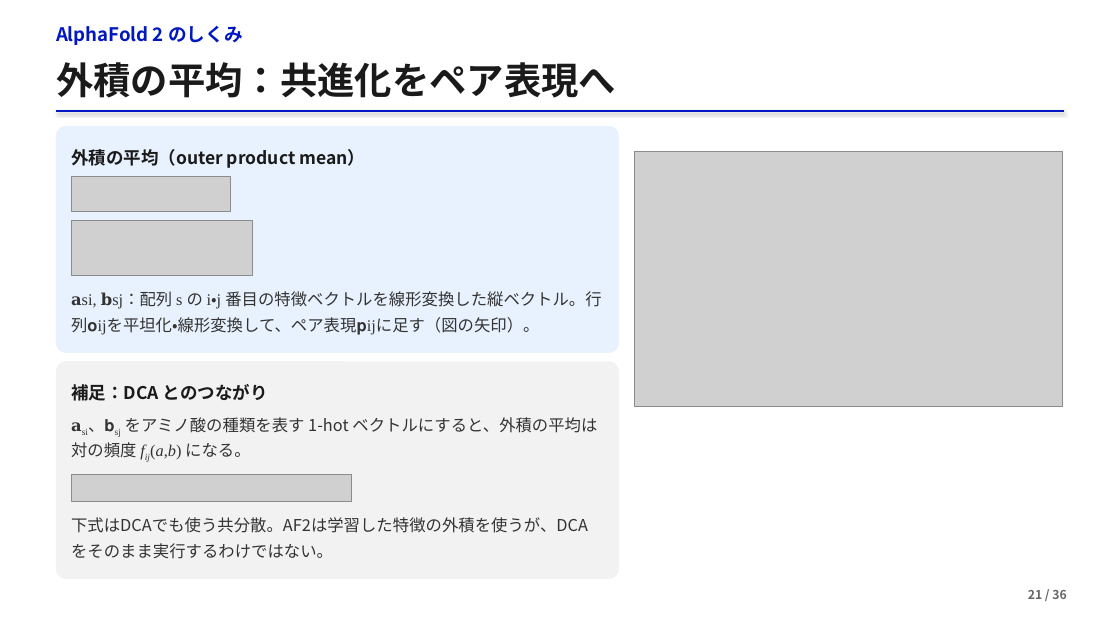
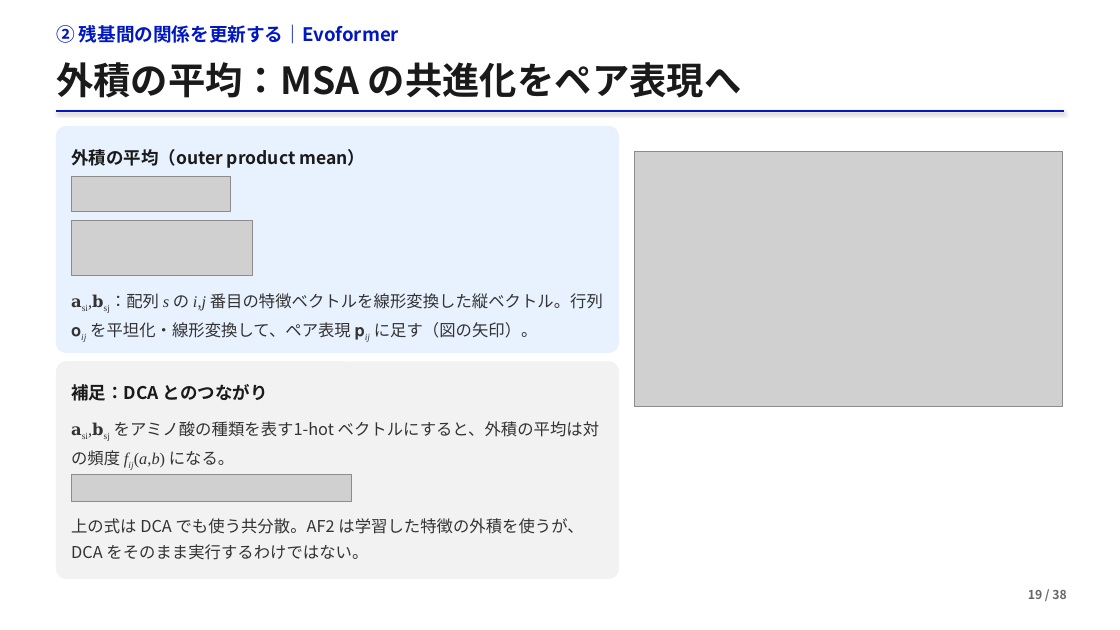
Before and after one commit to matsunagalab/lecture_bioinfo, a slide deck: slide 19 of 05_AlphaFold2による構造予測/05_AlphaFold2による構造予測.pptx (slide 21 before the commit). Drawn at 1120x630 pixels with LibreOffice and Linux fonts; fonts in the diff are those of the drawing; grey boxes stand for pictures. Boxes give left, top, right and bottom in pixels: in the first picture for what was removed or moved away, otherwise in the second. Text is boxed around its words. In the diff, an @@ line names an element or a change of style, - is before the commit and + after.

```diff
--- a/05_AlphaFold2による構造予測/05_AlphaFold2による構造予測.pptx
+++ b/05_AlphaFold2による構造予測/05_AlphaFold2による構造予測.pptx
@@ text at [56, 24, 399, 44]: text changed @@
-AlphaFold 2 のしくみ
+② 残基間の関係を更新する｜Evoformer
@@ text at [56, 62, 741, 98]: text changed @@
-外積の平均：共進化をペア表現へ
+外積の平均：MSA の共進化をペア表現へ
@@ text at [90, 293, 603, 338]: text changed; font Times New Roman to Noto Sans CJK JP @@
-𝐚si, 𝐛sj：配列 s の i・j 番目の特徴ベクトルを線形変換した縦ベクトル。行列𝐨ijを平坦化・線形変換して、ペア表現𝐩ijに足す（図の矢印）。
+𝐚si,𝐛sj：配列 s の i,j 番目の特徴ベクトルを線形変換した縦ベクトル。行列 𝐨ij を平坦化・線形変換して、ペア表現 𝐩ij に足す（図の矢印）。
@@ text at [71, 421, 599, 467]: text changed @@
-𝐚si、𝐛sj をアミノ酸の種類を表す 1-hot ベクトルにすると、外積の平均は対の頻度 fij(a,b) になる。
+𝐚si,𝐛sj をアミノ酸の種類を表す1-hot ベクトルにすると、外積の平均は対の頻度 fij(a,b) になる。
@@ text at [71, 518, 583, 560]: text changed @@
-下式はDCAでも使う共分散。AF2は学習した特徴の外積を使うが、DCAをそのまま実行するわけではない。
+上の式は DCA でも使う共分散。AF2 は学習した特徴の外積を使うが、DCA をそのまま実行するわけではない。
@@ text at [1028, 590, 1066, 599]: text changed @@
-21 / 36
+19 / 38
```
Also in this commit, not shown: 51 other slides changed, 4 slides added, 1 slide removed, 4 other files.
